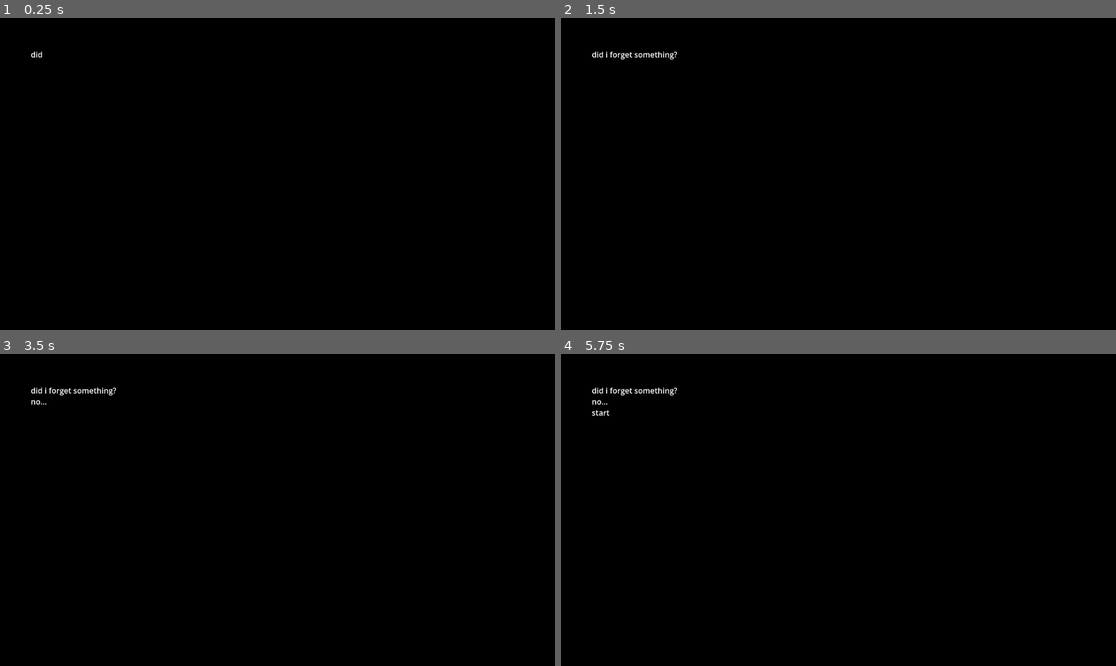
Above: before the commit, frames 1-4 (two rows, left to right).
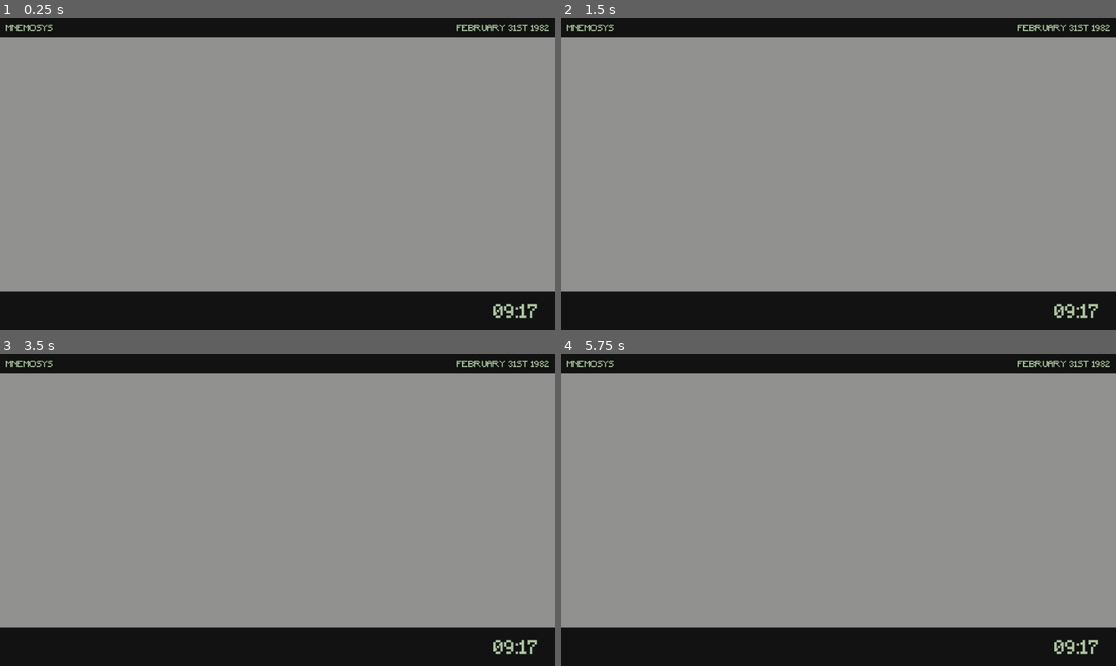
Above: after the commit, the same moments.

Repository: etper/papers-please
Game: Godot game, scene res://main.tscn
The game is run twice, just before and just after one commit, with the same random seed, the same clock (stepped at 60 frames per second) and the same inputs. Before the commit the project starts from res://boot_intro.tscn.
Inputs:
- Up to frame 1 (0.25 s): no input
- Up to frame 2 (1.5 s): tap Enter (ui_accept) at 0.5, 0.77, 1.25 s
- Up to frame 3 (3.5 s): tap Enter (ui_accept) at 1.52, 2, 2.75, 3.02 s
- Up to frame 4 (5.75 s): tap Enter (ui_accept) at 3.5, 3.77, 4.25, 4.52 s

The runs differ from the first frame. In frame 1, 82% of the frame differs, in the area x 0-100%, y 2-97%; in frame 2, 82%; in frame 3, 82%; in frame 4, 82%.

Commit message:
ui mockups

Diff:
--- a/main.tscn
+++ b/main.tscn
@@ -3,6 +3,8 @@
 [ext_resource type="Script" uid="uid://c3x3vjvrv58j7" path="res://main.gd" id="1_ig7tw"]
 [ext_resource type="Script" uid="uid://bbxnoxo6n3t1o" path="res://scripts/rule_manager.gd" id="2_0xm2m"]
 [ext_resource type="PackedScene" uid="uid://de70f7ja33lub" path="res://brain_scan_window.tscn" id="2_h2yge"]
+[ext_resource type="FontFile" uid="uid://bng2qoccis62v" path="res://fonts/Minecraft.ttf" id="3_1bvp3"]
+[ext_resource type="Texture2D" uid="uid://dr8iy5lm2u7ix" path="res://sprites/ui mockup.png" id="5_lquwl"]
 
 [node name="Main" type="Node2D" unique_id=1909352608]
 script = ExtResource("1_ig7tw")
@@ -10,6 +12,7 @@
 [node name="UI" type="CanvasLayer" parent="." unique_id=571070807]
 
 [node name="BrainScanPanel" parent="UI" unique_id=1739591962 instance=ExtResource("2_h2yge")]
+visible = false
 
 [node name="InjectButton" type="Button" parent="UI" unique_id=1443240806]
 visible = false
@@ -19,7 +22,63 @@
 offset_bottom = 551.0
 text = "INJECT"
 
+[node name="Background" type="ColorRect" parent="UI" unique_id=1318710454]
+offset_top = 1.0
+offset_right = 1152.0
+offset_bottom = 648.0
+color = Color(0.5686275, 0.5686275, 0.5647059, 1)
+metadata/_edit_lock_ = true
+
+[node name="TopPanel" type="ColorRect" parent="UI" unique_id=1477590453]
+offset_right = 1152.0
+offset_bottom = 40.0
+color = Color(0.06666667, 0.07058824, 0.06666667, 1)
+metadata/_edit_lock_ = true
+
+[node name="BottomPanel" type="ColorRect" parent="UI" unique_id=1194483522]
+offset_top = 568.0
+offset_right = 1152.0
+offset_bottom = 648.0
+color = Color(0.06666667, 0.07058824, 0.06666667, 1)
+metadata/_edit_lock_ = true
+
+[node name="OSLabel" type="Label" parent="UI" unique_id=531076617]
+offset_right = 214.0
+offset_bottom = 46.0
+theme_override_colors/font_color = Color(0.6784314, 0.76862746, 0.627451, 1)
+theme_override_fonts/font = ExtResource("3_1bvp3")
+theme_override_font_sizes/font_size = 18
+text = "  MNEMOSYS"
+vertical_alignment = 1
+
+[node name="DateLabel" type="Label" parent="UI" unique_id=1105201727]
+offset_left = 857.0
+offset_right = 1152.0
+offset_bottom = 46.0
+theme_override_colors/font_color = Color(0.6784314, 0.76862746, 0.627451, 1)
+theme_override_fonts/font = ExtResource("3_1bvp3")
+theme_override_font_sizes/font_size = 18
+text = "FEBRUARY 31ST 1982  "
+horizontal_alignment = 2
+vertical_alignment = 1
+
+[node name="TimeLabel" type="Label" parent="UI" unique_id=238220877]
+offset_left = 965.0
+offset_top = 568.0
+offset_right = 1153.0
+offset_bottom = 659.0
+theme_override_colors/font_color = Color(0.6784314, 0.76862746, 0.627451, 1)
+theme_override_fonts/font = ExtResource("3_1bvp3")
+theme_override_font_sizes/font_size = 39
+text = "09:17   "
+horizontal_alignment = 2
+vertical_alignment = 1
+
 [node name="RuleManager" type="Node" parent="." unique_id=320138722]
 script = ExtResource("2_0xm2m")
 
+[node name="UiMockup" type="Sprite2D" parent="." unique_id=10479958]
+position = Vector2(830, -600)
+texture = ExtResource("5_lquwl")
+
 [connection signal="pressed" from="UI/InjectButton" to="." method="_on_inject_button_pressed"]
--- a/project.godot
+++ b/project.godot
@@ -11,7 +11,7 @@
 [application]
 
 config/name="papers please"
-run/main_scene="uid://bpjssleoox245"
+run/main_scene="uid://5n6t8qhppx1i"
 config/features=PackedStringArray("4.6", "GL Compatibility")
 config/icon="res://icon.svg"
 
--- a/scripts/gdd.gd
+++ b/scripts/gdd.gd
@@ -1304,6 +1304,10 @@
 #fake
 #horrifying in hindsight
 
+	# PUBLISHING
+
+		# ...
+
 	# AFTER
 
 		# icons for dream symbols instead
Binary file added: fonts/Minecraft.ttf
Not shown, added: fonts/Minecraft.ttf.import
Binary file added: sprites/ui mockup.png
Not shown, added: sprites/ui mockup.png.import
